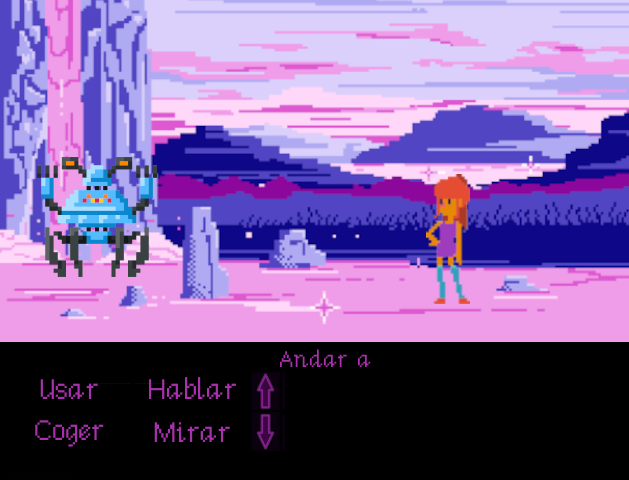
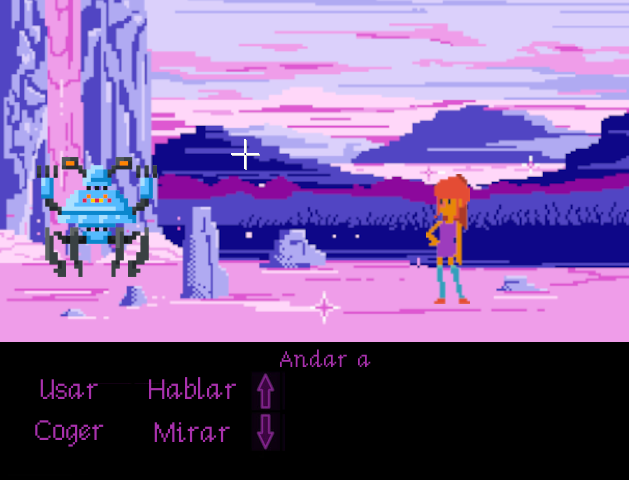
Layers edited between the first and the second 629 x 480 image:
added layer "cursor" above "Robot" over (x1=231, y1=139, x2=260, y2=170)
